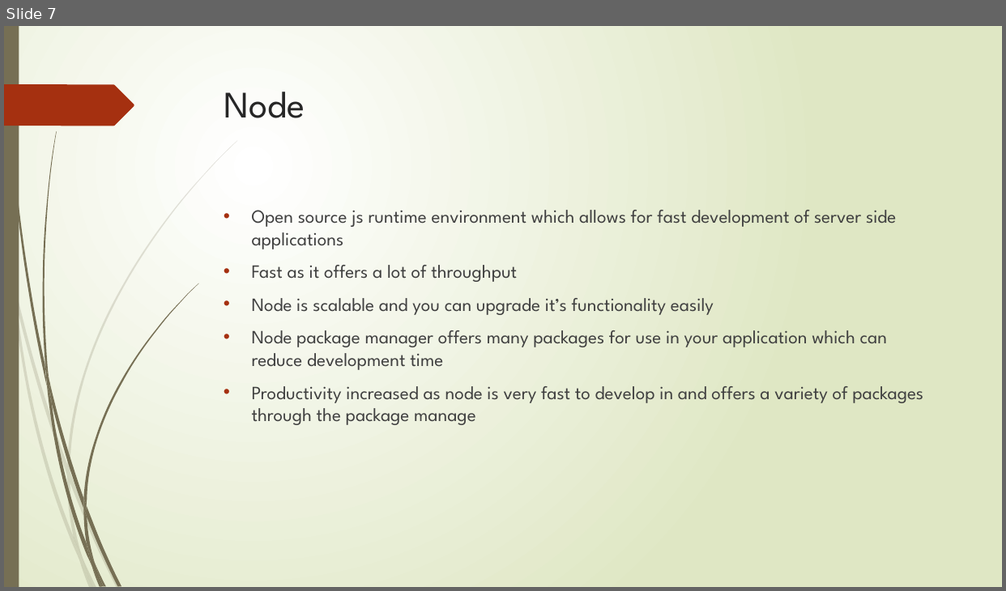
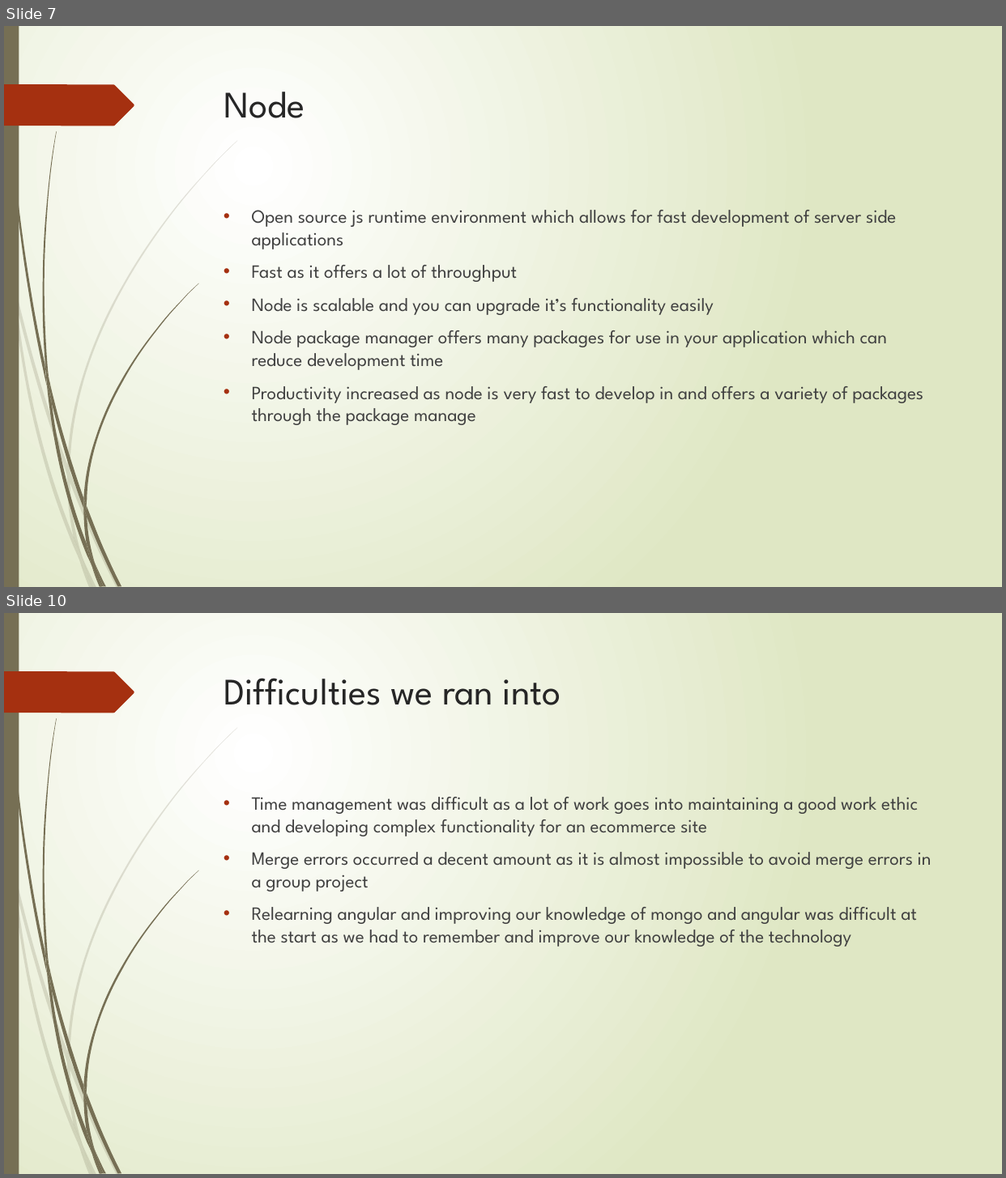
Before and after one commit to Ultan-Kearns/eCommerceApp, a slide deck: Presentation IT Professional.pptx. Shown one above the other, each under a label of ours: slide 7 before the commit, slides 7 and 10 after it; the slides between them are not shown. The pictures are 1006x591 and 1006x1178 pixels, drawn with LibreOffice and Linux fonts; fonts in the diff are those of the drawing. Boxes give left, top, right and bottom in pixels: in the first picture for what was removed or moved away, otherwise in the second. Text is boxed around its words. In the diff, an @@ line names an element or a change of style, - is before the commit and + after.

Commit message:
What we learned section of presentation
Finished the what we learned section of the project.

```diff
--- a/Presentation IT Professional.pptx
+++ b/Presentation IT Professional.pptx
@@ slide 10 added at box(4, 613, 1002, 1174), background gradient #FFFFFF to #DFE8C4; not listed: 24 template elements that a slide beside it also shows @@
@@ title added at box(224, 678, 561, 705), 36 pt, text #262626 @@
+Difficulties we ran into
@@ text added at box(252, 797, 931, 947), 18 pt, text #404040 @@
+• Time management was difficult as a lot of work goes into maintaining a good work ethic and developing complex functionality for an ecommerce site
+• Merge errors occurred a decent amount as it is almost impossible to avoid merge errors in a group project
+• Relearning angular and improving our knowledge of mongo and angular was difficult at the start as we had to remember and improve our knowledge of the technology
```
Also in this commit, not shown: 3 other slides added.
